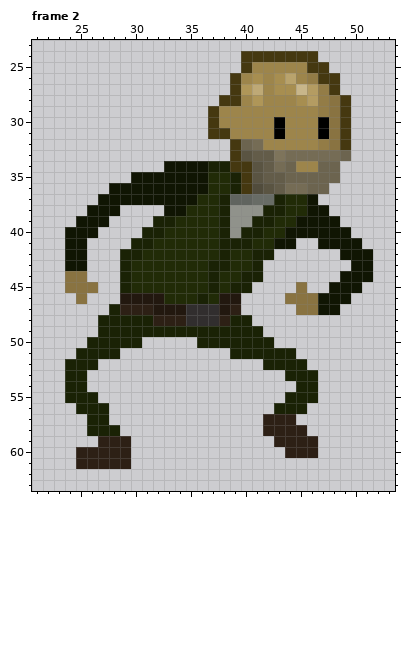
One commit to this pixel-art file: Assets/Player/Steve_Allingment.aseprite. The picture above was drawn from the file before the commit.
70x70 pixels, 6 frames. Shown: frame 2: x 21..53, y 23..63. The commit also changed other frames, which this record leaves out.
Once edited:
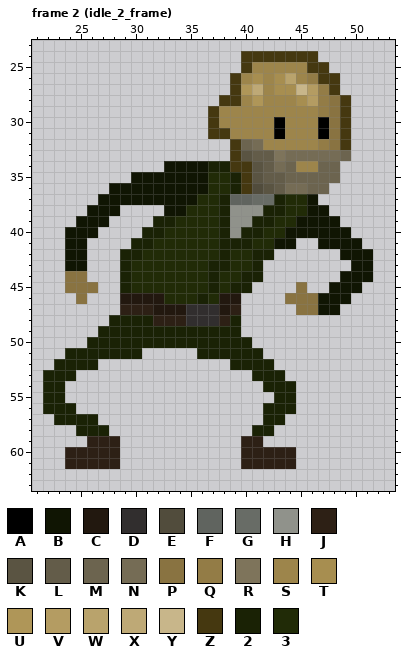
Palette (. is transparent): A #000000  B #101503  C #22180f  D #312e2e  E #514c3c  F #60645f  G #686c66  H #90928b  J #2d2015  K #5a5442  L #635c49  M #6c644f  N #756c55  P #897341  Q #937c46  R #7e745b  S #9d854b  T #a78e50  U #af9658  V #b49c62  W #b9a36c  X #bea976  Y #c8b68a  Z #453810  2 #1a2205  3 #212b07
Message: steve_crouch_idle
Changes in this commit:
layer "Steve_Crouch" now hidden
layer "Steve_Crouch_idle" added
--- frame 2 (idle_2_frame)
@@ x 21..53 @@
 46 ....P...CCCC33323CC....PPPBBB....
-47 .......2JJJCCCDDDCJ.....PPBB.....
-48 ......22222JJJDDDJ22.............
-49 ......222222222222222............
-50 .....22222.....2222222...........
-51 ....2222..........222222.........
-52 ...222...............2222........
-53 ...22..................222.......
-54 ...22...................22.......
-55 ...222.................222.......
-56 ....222...............222........
-57 .....22..............JJJ.........
-58 .....222.............JJJJ........
-59 ......JJJ.............JJJJ.......
-60 ....JJJJJ..............JJJ.......
-61 ....JJJJJ........................
+47 ........JJJCCCDDDCJ.....PPBB.....
+48 .......2222JJJDDDJ2..............
+49 ......2222222222222..............
+50 .....222222222222222.............
+51 ...2222222.....222222............
+52 ..2222............2222...........
+53 .222................222..........
+54 .22..................222.........
+55 .22...................22.........
+56 .222.................222.........
+57 ..2222...............22..........
+58 ....222.............22...........
+59 .....JJJ...........JJ............
+60 ...JJJJJ...........JJJJJ.........
+61 ...JJJJJ...........JJJJJ.........
 62 .................................
